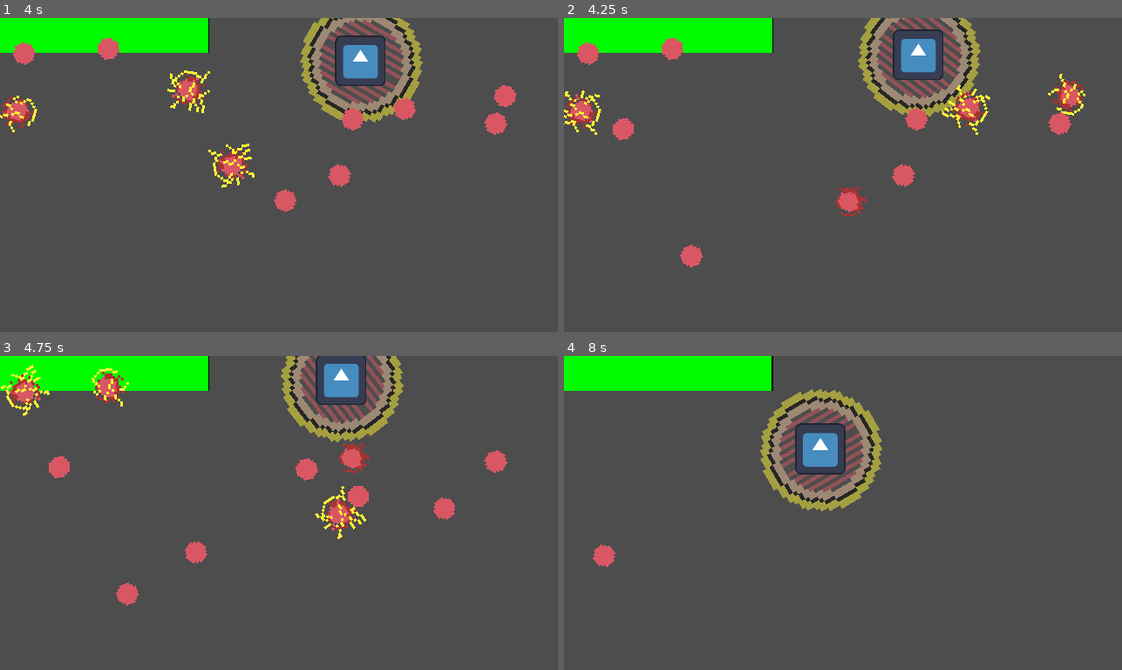
Above: before the commit, frames 1-4 (two rows, left to right).
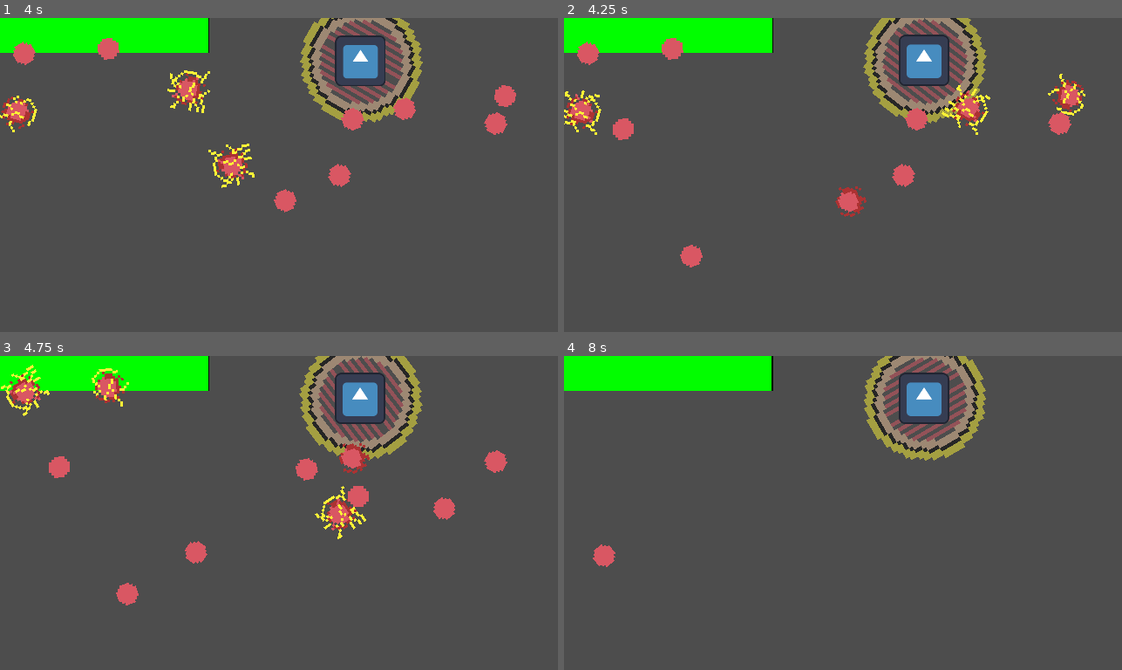
Above: after the commit, the same moments.

Repository: SabrinaRoss/Ludum-Dare-56
Game: Godot game, scene res://src/main/Level 3.tscn
Same seed, same stepped clock (60 frames per second), same inputs: the game is played once before the commit and once after it. This scene is started directly instead of the project's main scene. The engine's default icon, where the game draws it, is replaced by a stand-in: a white triangle on a blue panel in a dark square.
Inputs (mouse positions are in pixels of both pictures, inside the frame that each line leads up to):
- Up to frame 1 (4 s): move the mouse to (401, 159) at 0.52 s; press the mouse at (401, 159) at 0.53 s; hold D (right) 0.53-1.28 s; move the mouse to (167, 190) at 1.27 s; release the mouse at (167, 190) at 1.28 s; hold S (down) 1.28-2.03 s; tap Space (roll) at 1.35, 3.6 s; move the mouse to (334, 105) at 2.02 s; hold D (right) 2.03-2.78 s; hold 1 2.03-2.78 s; move the mouse to (251, 237) at 2.77 s; hold W (up) 2.78-3.53 s; click (251, 237) at 2.85 s; move the mouse to (446, 222) at 3.52 s; hold A (left) from 3.53 s (still down)
- Up to frame 2 (4.25 s): keep holding A (left)
- Up to frame 3 (4.75 s): keep holding A (left); move the mouse to (111, 465) at 4.27 s; tap 1 at 4.35 s
- Up to frame 4 (8 s): move the mouse to (870, 513) at 5.02 s; release A (left) at 5.03 s; press the mouse at (870, 513) at 5.03 s; hold S (down) 5.03-5.78 s; move the mouse to (759, 434) at 5.77 s; release the mouse at (759, 434) at 5.78 s; hold D (right) 5.78-6.53 s; tap Space (roll) at 5.85 s; move the mouse to (965, 497) at 6.52 s; hold W (up) 6.53-7.28 s; hold 1 6.53-7.28 s; move the mouse to (731, 528) at 7.27 s; hold D (right) from 7.28 s (still down); click (731, 528) at 7.35 s

Frame 1 is identical in both runs. In frame 2, 3.8% of the frame differs, in the area x 52-76%, y 0-34%; in frame 3, 5.7%; in frame 4, 9.3%, in the area x 35-76%, y 0-50%.

Commit message:
more shader stuff

Diff:
--- /dev/null
+++ b/src/entities/boss/beaver/180p_shader.gdshader
@@ -0,0 +1,14 @@
+shader_type canvas_item;
+
+uniform int pixel_size : hint_range(1, 20) = 10;
+
+void fragment() {
+    vec2 screen_size = SCREEN_PIXEL_SIZE;
+    vec2 uv = FRAGCOORD.xy / screen_size;
+
+    // Get the color from the nearest pixel
+    vec4 color = texture(TEXTURE, floor(uv * pixel_size) / pixel_size);
+
+    // Apply the pixelated color
+    COLOR = color;
+}
--- a/src/entities/boss/beaver/beaver.gd
+++ b/src/entities/boss/beaver/beaver.gd
@@ -9,16 +9,11 @@
 var shaders
 var camera
 var texture_rect
-@export var crt_shader = "res://src/entities/boss/beaver/crt.gdshader"
-@export var noise_shader = "res://src/entities/boss/beaver/noise.gdshader"
-@export var pixelation_shader = "res://src/entities/boss/beaver/noise.gdshader"
-@export var tunnel_vision_shader = "res://src/entities/boss/beaver/tunnel_vision.gdshader"
 
 func _ready() -> void:
 	vel = Vector2.ZERO
 	screenSize = get_viewport_rect().size
 	$Ai/Player_near/Player_near_sprite.modulate.a = .50
-	shaders = [crt_shader, noise_shader, pixelation_shader, tunnel_vision_shader]
 
 func _physics_process(delta: float) -> void:
 	position += vel * delta * 15
@@ -34,10 +29,10 @@
 		move()
 
 func ace_attack():
-	var num_of_shaders = shaders.size()
-	var rand_shader = shaders[rng.randi_range(0, num_of_shaders - 1)]
-	shader_include(rand_shader)
-
+	#var num_of_shaders = shaders.size()
+	#var rand_shader = shaders[rng.randi_range(0, num_of_shaders - 1)]
+	#shader_include(rand_shader)
+	pass
 func move():
 	var direction = rng.randi_range(0,4)
 	match direction:
@@ -55,10 +50,6 @@
 	re_move = false
 
 func shader_include(rand_shader):
-	#var shader = Shader.new()
-	#shader = load(rand_shader)
-	#var shader_material = ShaderMaterial.new()
-	#shader_material.shader = shader
-	#var level_map = get_tree().get_root()
-	#level_map.material = shader_material
+	var colour_rect = get_parent().get_node("Shader")
+
 	pass
--- a/src/entities/boss/beaver/chromatic_aberation.gdshader
+++ /dev/null
@@ -1,17 +0,0 @@
-shader_type canvas_item;
-
-uniform float aberration_strength = 0.05;
-uniform sampler2D texture0;
-
-void fragment() {
-    vec2 uv = UV;
-    vec4 color = texture(texture0, uv);
-    vec2 offset_r = uv + aberration_strength * vec2(1.0, 0.0);
-    vec2 offset_g = uv;
-    vec2 offset_b = uv + aberration_strength * vec2(-1.0, 0.0);
-    vec3 color_r = texture(texture0, offset_r).rgb;
-    vec3 color_g = texture(texture0, offset_g).rgb;
-    vec3 color_b = texture(texture0, offset_b).rgb;
-    color.rgb = vec3(color_r.r, color_g.g, color_b.b);
-    COLOR = color;
-}
--- a/src/entities/boss/beaver/crt.gdshader
+++ b/src/entities/boss/beaver/crt.gdshader
@@ -1,29 +1,46 @@
 shader_type canvas_item;
 
 uniform int scanline_intensity : hint_range(0, 100) = 50; // Adjustable intensity of scanlines (0 to 100)
-uniform vec2 screen_size : hint_range(1, 2000) = vec2(800, 600); // Screen size as a vec2
+uniform int screen_width : hint_range(1, 2000) = 800; // Screen width (integer)
+uniform int screen_height : hint_range(1, 2000) = 200; // Screen height (integer)
 uniform sampler2D texture0; // The texture being processed
+uniform float line_thickness : hint_range(0.0, 10.0) = 2.0; // Thickness of the scanlines (adjustable max thickness)
+uniform float second_scanline_frequency : hint_range(0.5, 5.0) = 3.0; // Frequency of the second scanline pattern
 
 void fragment() {
     vec2 uv = UV;
 
     // Calculate the actual scanline index based on UV coordinates and screen height
-    float scanline = floor(uv.y * screen_size.y); // Get the scanline index
-    float scan_effect = 0.5 + 0.5 * sin(scanline * 3.14159 / 2.0); // Oscillation for scanline effect
+    float scanline = floor(uv.y * float(screen_height)); // Get the scanline index
 
-    vec4 color = texture(texture0, uv); // Get the color from the texture
+    // Calculate the scanline effect with increased thickness
+    float scan_effect = 0.0;
+    for (int i = -int(line_thickness); i <= int(line_thickness); i++) {
+        float current_scanline = scanline + float(i);
+        scan_effect += 0.5 + 0.5 * sin(current_scanline * 3.14159 / float(screen_height));
+    }
+    scan_effect /= float(int(line_thickness) * 2 + 1); // Average over the thickness range
 
-    // If the texture is not found, use a fallback color
-    if (color.a == 0.0) {
-        color = vec4(1.0, 1.0, 1.0, 1.0); // Fallback to white if the texture is transparent
+    // Calculate the second scanline effect with a different frequency
+    float second_scanline_effect = 0.5 + 0.5 * sin(scanline * second_scanline_frequency * 3.14159 / float(screen_height));
+
+    // Combine the scanline effects
+    scan_effect = scan_effect * second_scanline_effect;
+
+    // Get the color from the texture
+    vec4 textureColor = texture(texture0, uv);
+
+    // Convert scanline intensity to a float between 0 and 1
+    float intensity = float(scanline_intensity) / 350.0;
+
+    // Calculate alpha for pitch-black scanlines
+    float alpha = intensity * (1.0 - scan_effect);
+
+    // Set the final color: pitch-black for lines, transparent for other areas
+    if (alpha < 0.05) {
+        discard; // Discard non-scanline areas to make them transparent
     }
 
-    // Convert scanline intensity to a float between 0 and 1
-    float intensity = float(scanline_intensity) / 100.0;
-
-    // Apply the scanline effect by mixing with black based on intensity
-    color.rgb = mix(color.rgb, vec3(0.0), intensity * (1.0 - scan_effect));
-
-    // Set the final color
-    COLOR = color;
+    // Set the color to pitch black for the scanlines with calculated alpha
+    COLOR = vec4(0.0, 0.0, 0.0, 1); // Output pitch-black lines with varying transparency
 }
--- a/src/entities/boss/beaver/noise.gdshader
+++ /dev/null
@@ -1,30 +0,0 @@
-shader_type canvas_item;
-
-uniform float noise_intensity = 0.1;
-uniform sampler2D texture0;
-
-float fade(float t) {
-    return t * t * t * (t * (t * 6.0 - 15.0) + 10.0);
-}
-
-float perlin_noise(vec2 uv) {
-    vec2 i = floor(uv);
-    vec2 f = fract(uv);
-
-    float a = dot(i, vec2(12, 41));
-    float b = dot(i + vec2(1, 0), vec2(12, 41));
-    float c = dot(i + vec2(0, 1), vec2(12, 41));
-    float d = dot(i + vec2(1, 1), vec2(12, 41));
-
-    float u = fade(f.x);
-    float v = fade(f.y);
-
-    return mix(mix(a, b, u), mix(c, d, u), v);
-}
-
-void fragment() {
-    vec2 uv = UV;
-    vec4 color = texture(texture0, uv);
-    color.rgb += noise_intensity * perlin_noise(uv * 10.0);
-    COLOR = color;
-}
--- a/src/entities/boss/beaver/pixelation.gdshader
+++ /dev/null
@@ -1,12 +0,0 @@
-shader_type canvas_item;
-
-uniform float pixelation_factor = 4.0;
-uniform sampler2D texture0;
-
-void fragment() {
-    vec2 uv = UV;
-    uv *= pixelation_factor;
-    uv = floor(uv) / pixelation_factor;
-    vec4 color = texture(texture0, uv);
-    COLOR = color;
-}
--- a/src/entities/boss/beaver/tunnel_vision.gdshader
+++ /dev/null
@@ -1,14 +0,0 @@
-shader_type canvas_item;
-
-uniform float vignette_intensity = 0.5;
-uniform sampler2D texture0;
-
-void fragment() {
-    vec2 uv = UV;
-    float distance = length(uv - vec2(0.5));
-    float vignette = 1.0 - distance * distance;
-    vignette = pow(vignette, vignette_intensity);
-    vec4 color = texture(texture0, uv);
-    color.rgb *= vignette;
-    COLOR = color;
-}
--- a/src/main/Level 3.tscn
+++ b/src/main/Level 3.tscn
@@ -7,12 +7,29 @@
 
 [sub_resource type="ShaderMaterial" id="ShaderMaterial_qxeix"]
 shader = ExtResource("1_wb4ev")
+shader_parameter/scanline_intensity = 50
+shader_parameter/screen_width = 800
+shader_parameter/screen_height = 600
+shader_parameter/line_thickness = 5.0
+shader_parameter/second_scanline_frequency = 2.0
+
+[sub_resource type="ShaderMaterial" id="ShaderMaterial_ou7el"]
+shader = ExtResource("1_wb4ev")
+shader_parameter/scanline_intensity = 50
+shader_parameter/screen_width = 800
+shader_parameter/screen_height = 600
+shader_parameter/line_thickness = 2.0
+shader_parameter/second_scanline_frequency = 2.0
+
+[sub_resource type="ShaderMaterial" id="ShaderMaterial_gnp67"]
 
 [node name="Level3" type="Node2D"]
 process_mode = 1
 material = SubResource("ShaderMaterial_qxeix")
 
 [node name="Background" type="Sprite2D" parent="."]
+
+[node name="Projectiles" type="Node2D" parent="."]
 
 [node name="Beaver" parent="." instance=ExtResource("1_yq5mi")]
 position = Vector2(268, 85)
@@ -21,3 +38,15 @@
 position = Vector2(34, 112)
 
 [node name="HealthBar" parent="." instance=ExtResource("3_6iqn2")]
+
+[node name="CRT_Shader" type="ColorRect" parent="."]
+visible = false
+material = SubResource("ShaderMaterial_ou7el")
+offset_right = 320.0
+offset_bottom = 180.0
+
+[node name="180p_Shader" type="ColorRect" parent="."]
+visible = false
+material = SubResource("ShaderMaterial_gnp67")
+offset_right = 323.0
+offset_bottom = 181.0
Not shown, added: assets/sprites/acorn.png.import
Not shown, added: assets/sprites/nut.png.import
Not shown: 1 places in src/main/Level 3.tscn that only renumber resources
